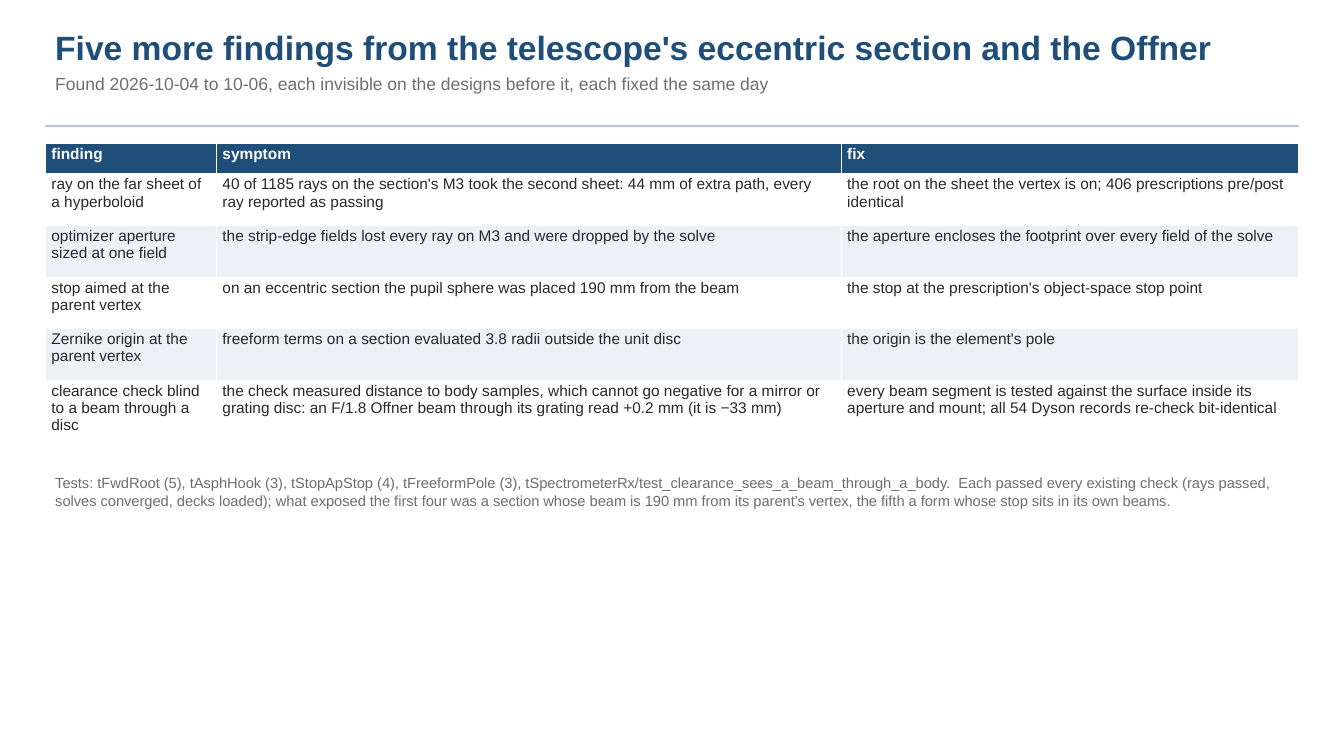
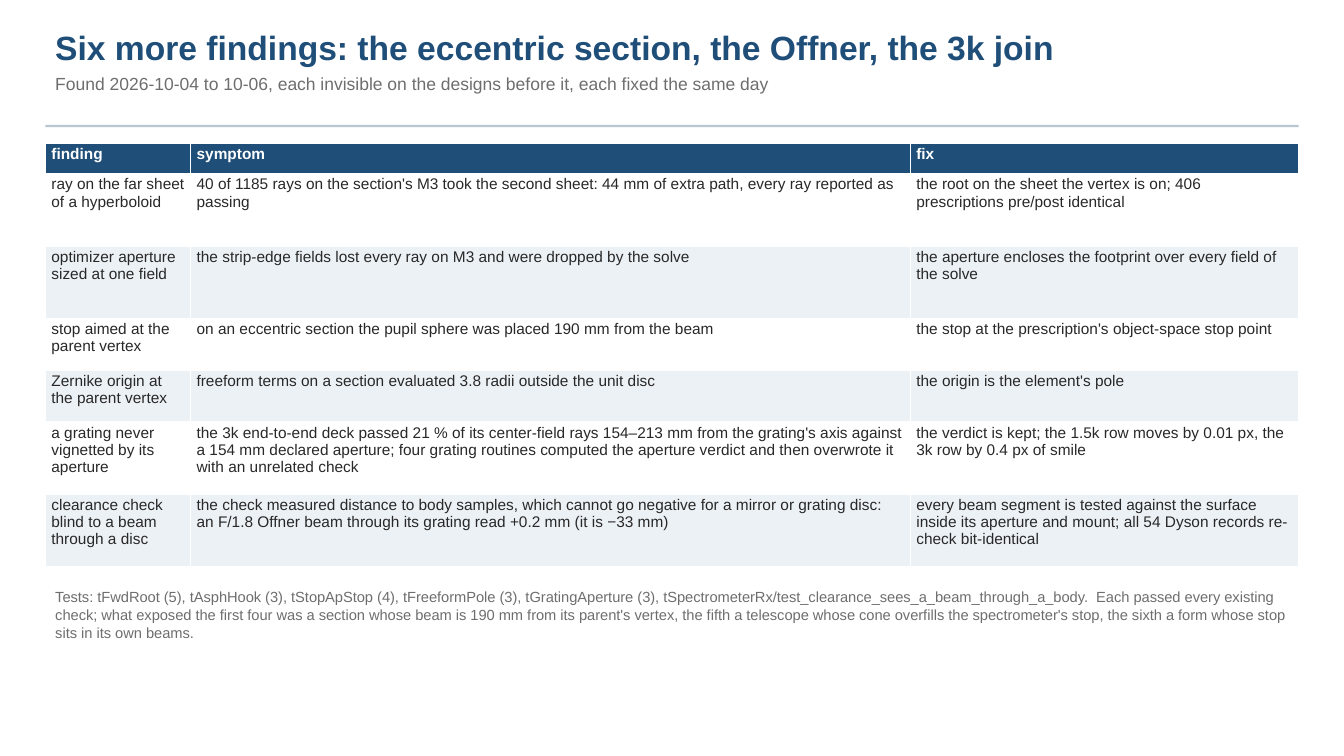
Before and after one commit to nasa-jpl/macos, a slide deck: slide 24 of demo_session/deck_dyson_record.pptx. Drawn at 1344x756 pixels with LibreOffice and Linux fonts; fonts in the diff are those of the drawing. Boxes give left, top, right and bottom in pixels: in the first picture for what was removed or moved away, otherwise in the second. Text is boxed around its words. In the diff, an @@ line names an element or a change of style, - is before the commit and + after.

```diff
--- a/demo_session/deck_dyson_record.pptx
+++ b/demo_session/deck_dyson_record.pptx
@@ text at [55, 35, 1054, 67]: text changed @@
-Five more findings from the telescope's eccentric section and the Offner
+Six more findings: the eccentric section, the Offner, the 3k join
@@ table at [45, 143, 1299, 568] @@
+row 6: a grating never vignetted by its aperture | the 3k end-to-end deck passed 21 % of its center-field rays 154–213 mm from the grating's axis against a 154 mm declared aperture; four grating routines computed the aperture verdict and then overwrote it with an unrelated check | the verdict is kept; the 1.5k row moves by 0.01 px, the 3k row by 0.4 px of smile
@@ text at [55, 591, 1286, 623]: text changed @@
-Tests: tFwdRoot (5), tAsphHook (3), tStopApStop (4), tFreeformPole (3), tSpectrometerRx/test_clearance_sees_a_beam_through_a_body. Each passed every existing check (rays passed, solves converged, decks loaded); what exposed the first four was a section whose beam is 190 mm from its parent's vertex, the fifth a form whose stop sits in its own beams.
+Tests: tFwdRoot (5), tAsphHook (3), tStopApStop (4), tFreeformPole (3), tGratingAperture (3), tSpectrometerRx/test_clearance_sees_a_beam_through_a_body. Each passed every existing check; what exposed the first four was a section whose beam is 190 mm from its parent's vertex, the fifth a telescope whose cone overfills the spectrometer's stop, the sixth a form whose stop sits in its own beams.
```
Also in this commit, not shown: 6 other slides changed, 6 other files.
